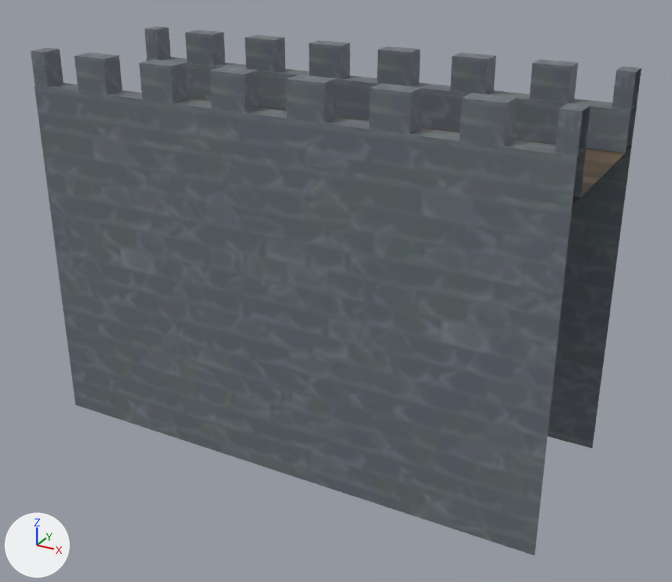
An edit to the FBX model Content/ART/FERRON/1-Models/Building/Fortress/SM_Fortress_Wall.fbx, drawn before and after from the same camera.
The view is the same before and after, from a camera (50 mm lens) standing at (7.36, -12.91, 9.24) and looking at (0.34, -0.14, 2.86). The lights are fixed; the arrows at lower left show +X, +Y and +Z. Where no turn or scale is listed for an object, it has been applied to the vertices. Vertices at the same position are counted once.
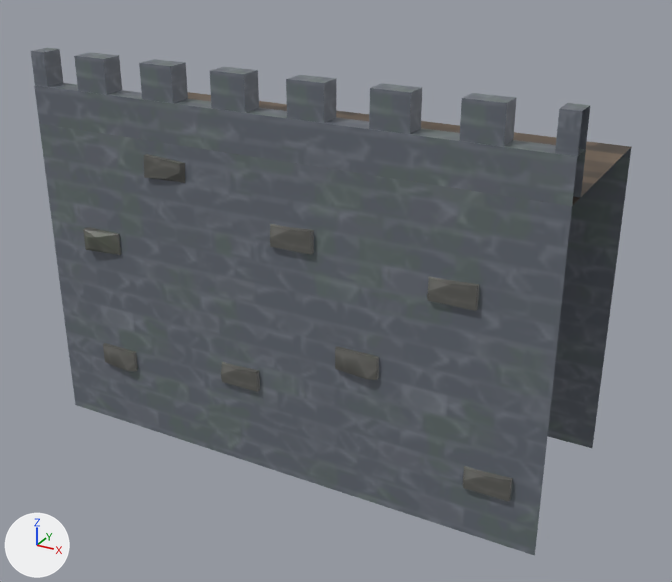
Location of each change, (x1, y1, x2, y2) in pixels of the pictures (672 x 582 px):
'polySurface952', reshaped: before (31, 26, 642, 556); after (31, 48, 631, 556)
part 1 of me_mesh, added: after (335, 346, 379, 380)
part 2 of me_mesh, added: after (103, 343, 138, 371)
part 3 of me_mesh, deleted: before (145, 26, 642, 110)
part 4 of me_mesh, deleted: before (146, 57, 637, 153)
part 5 of me_mesh, added: after (83, 154, 513, 502)

Patch to the scene script:
```diff
--- a/Content/ART/FERRON/1-Models/Building/Fortress/SM_Fortress_Wall.fbx.py
+++ b/Content/ART/FERRON/1-Models/Building/Fortress/SM_Fortress_Wall.fbx.py
@@ me_mesh @@
 # used by ob_polysurface952; location = (-4.57, -1.65, 0.0)
 # verts and faces of me_mesh; kept vertices keep their numbers, new ones are numbered from 151
 # before: 0 (0.0, 3.3, 5.5), 20 (0.0, 3.3, 6.14), 21 (9.14, 3.3, 6.14) at pixel (636, 105), 22 (9.14, 3.3, 5.5) at pixel (631, 146), 23 (0.0, 2.9, 6.14) at pixel (146, 58)
 # before: 24 (9.14, 2.9, 6.14) at pixel (630, 110), 41 (0.0, 2.9, 5.5), 42 (9.14, 2.9, 5.5) at pixel (625, 152)
-me_mesh.from_pydata(...)  # 151 vertices, 85 faces; spans x 0.0..9.14, y 0.0..3.3, z 0.0..6.7
+me_mesh.from_pydata(...)  # 167 vertices, 119 faces; spans x 0.0..9.14, y -0.17..3.3, z 0.0..6.7
+# me_mesh part 1: a new loose piece of 13 vertices spanning x 5.75..6.48, y -0.12..0.06, z 2.32..2.69, in mat_lambert1 (picture img_trimsheet_buildingstrimsheet_basecolor_png)
+# me_mesh part 2: a new loose piece of 13 vertices spanning x 0.95..1.67, y -0.12..0.06, z 1.2..1.57, in mat_lambert1 (picture img_trimsheet_buildingstrimsheet_basecolor_png)
+# me_mesh part 3: 8 loose pieces with 64 vertices, spanning x 0.0..9.14, y 2.91..3.28, z 6.11..6.7, are deleted
+# me_mesh part 4
+delete_vertices([*range(20, 25), 41, 42])  # with the faces that use them
+# me_mesh part 5
+# 49 vertices are added at x 0.84..8.69, y -0.17..0.12, z 0.87..5.27
+# 12 new vertices lie (0.0, 0.0, 0.37) away from vertices in x 3.52..8.69, y -0.07..0.03, z 0.87..4.15
+# 55 new faces join them
 me_mesh.materials.append(mat_lambert1)
```
